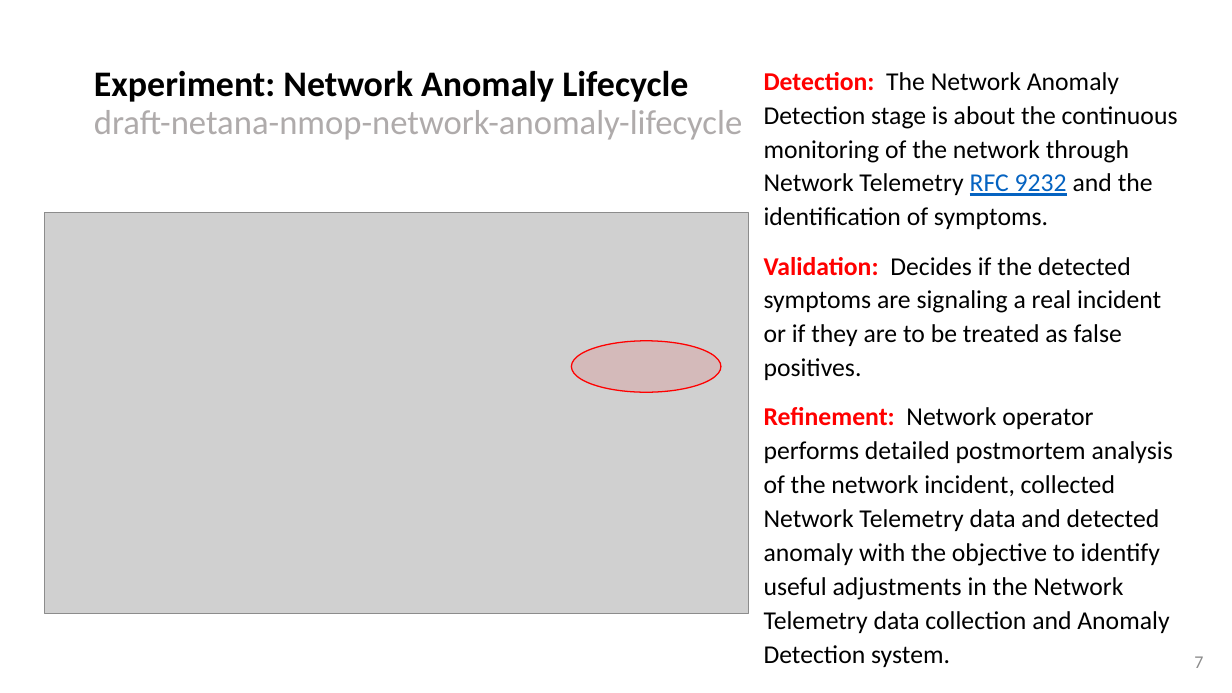
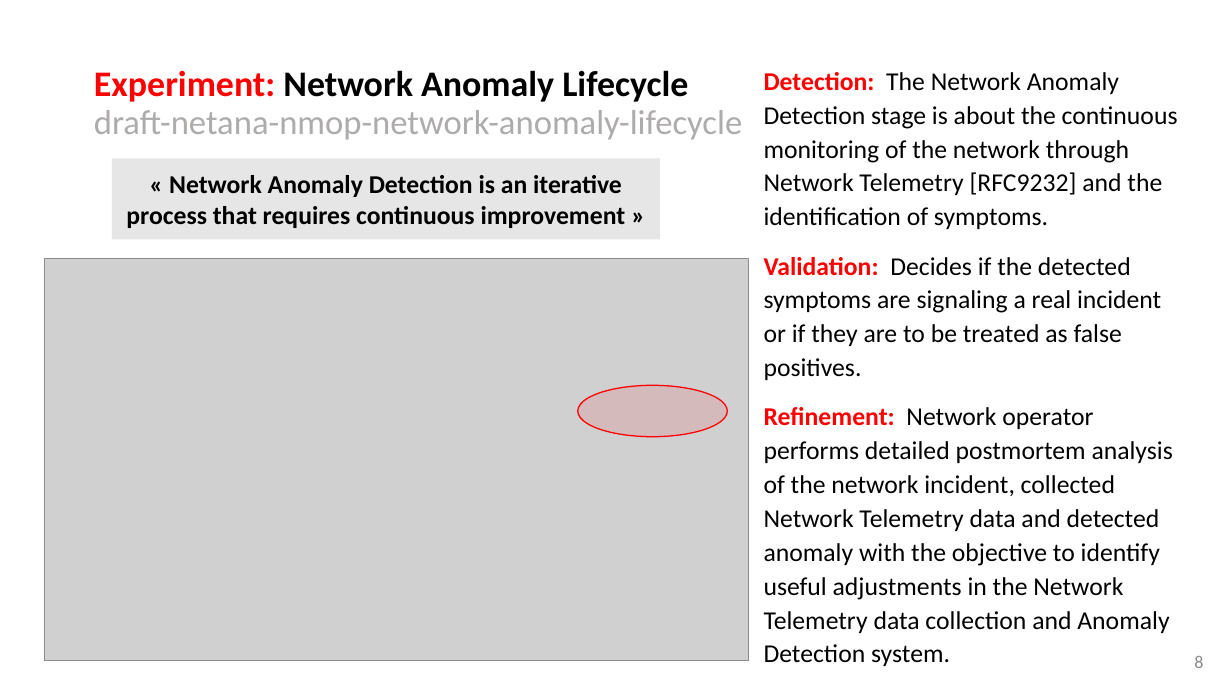
Before and after one commit to network-analytics/ietf-network-analytics-document-status, a slide deck: slide 8 of 120/NMOP/draft-netana-nmop-network-anomaly-architecture-semantics-lifecycle.pptx (slide 7 before the commit). Drawn at 1232x693 pixels with LibreOffice and Linux fonts; fonts in the diff are those of the drawing; grey boxes stand for pictures. Boxes give left, top, right and bottom in pixels: in the first picture for what was removed or moved away, otherwise in the second. Text is boxed around its words. In the diff, an @@ line names an element or a change of style, - is before the commit and + after.

```diff
--- a/120/NMOP/draft-netana-nmop-network-anomaly-architecture-semantics-lifecycle.pptx
+++ b/120/NMOP/draft-netana-nmop-network-anomaly-architecture-semantics-lifecycle.pptx
@@ title "Experiment: Network Anomaly Lifecycle draft-netana-nmop-netw ..." at (94, 70, 742, 140): text colour #000000 to #FF0000 in "Experiment:"; text colour #AFABAB to #AEABAB in "draft-netana-nmop-network-anomaly-lifecycle" @@
@@ text at (764, 72, 1178, 229): text changed @@
-Detection: The Network Anomaly Detection stage is about the continuous monitoring of the network through Network Telemetry RFC 9232 and the identification of symptoms.
+Detection: The Network Anomaly Detection stage is about the continuous monitoring of the network through Network Telemetry [RFC9232] and the identification of symptoms.
@@ rectangle added at (112, 158, 660, 239), fill #E7E6E6, 20 pt, text #000000, bold @@
+« Network Anomaly Detection is an iterative process that requires continuous improvement »
@@ picture: place and size @@
-picture at (45, 213, 749, 615)
+picture at (45, 259, 749, 661)
@@ ellipse: place and size @@
-ellipse at (571, 341, 721, 393)
+ellipse at (578, 385, 727, 437)
@@ page number at (1194, 656, 1203, 668): text changed @@
-7
+8
```
Also in this commit, not shown: 2 other slides changed, 4 slides added, 3 slides removed, 1 other file.
